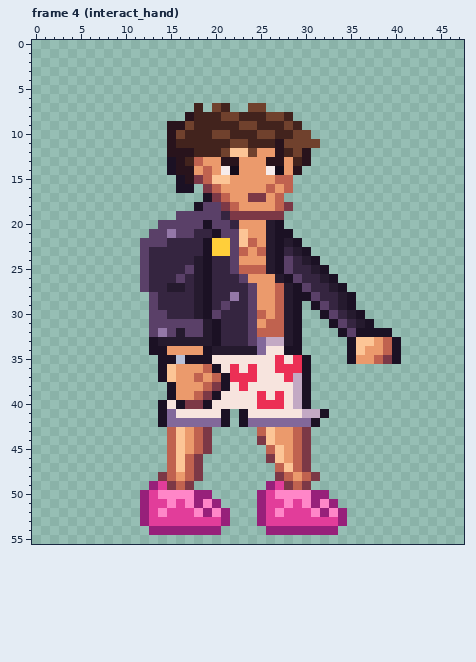
Two states of a pixel-art file, assets/source/characters/carl/carl_h52_interact.ase. Above: the version before the commit.
48x56 pixels, 12 frames. Shown: frame 4 (interact_hand). The old version is drawn lined up with the new one. The commit also changed other frames, which this record leaves out.
After:
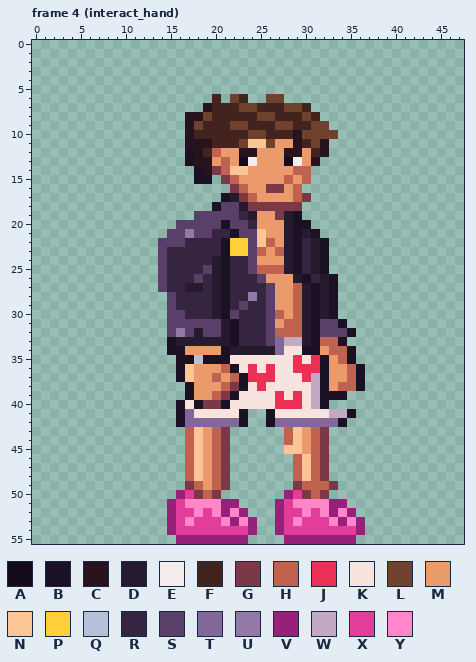
Palette (. is transparent): A #140b1a  B #1b1124  C #28131c  D #251a2e  E #f6ecec  F #42231d  G #7c3846  H #c0624f  J #ec2f55  K #f7e4de  L #70412d  M #eb9a6c  N #fcc596  P #ffcf3a  Q #b8c0d8  R #352540  S #5a4068  T #82689a  U #9478a8  V #97207a  W #c3a9c4  X #e23d9a  Y #ff86c8
Diff:
whole drawing moved by -1,-1 (the old picture is shown already moved)
--- frame 4 (interact_hand)
@@ x 10..42 @@
  5 .................................
- 6 .................................
- 7 ........F.LF..LL.................
- 8 .......CFFFLLFFFLLF..............
- 9 .....CCLFFFFFLLFFFLF.............
-10 .....CLFFFLLFFFLLFFLL............
-11 .....CFFFFFFLLFFFCLLLL...........
-12 .....CCCFFFLNNLMMCFLC............
-13 .....BCFHMMCCMMMCCMFC............
-14 .....BCCMHMEAMMMEAMC.............
-15 ......BCGHNNMMMMMHH..............
-16 ......BB.GHMMMMMHMH..............
-17 .........BGHMMGGMH...............
-18 ........BSSGHMMMMHG..............
-19 ......SSSSSRGGGGGG...............
-20 ....SSSSSBSSRMMMDB...............
-21 ...SSUSSRRBSSNMMDBB..............
-22 ..SSSRRRRBPPSNHMDBDB.............
-23 ..SRRRRRRBPPSHMHDBRDB............
-24 ..SRRRRRDBRRSMMMDBSRDB...........
-25 ..SRRRRSDBRRSHHHDBSRRDB..........
-26 ..SRRRSRDBRRRSMMMDBSRRDB.........
-27 ..SRRDDRDBRRRRSMMHDBSRRDB........
-28 ...SRRRRDBRRURSMMHDBBSRRDB.......
-29 ...SRRRRDBRSRRSMMHDB.BSRDB.......
-30 ...SSRRRDBSRRRSHMHDB..BSRDB......
-31 ...SSSSSSDBRRRSMHHDB...BSRDB.....
-32 ...SUSDSSDBRRRSHHHDB....BSBBBB...
-33 ...BDDDDDDBRRRSTWWDB.....BNNMHB..
-34 ...BBMMMMBDDDDDTKKBB.....BNMMHB..
-35 ....BBQBBBKKKKKKKJKJB....BMMHGB..
-36 ....BNMMMHBKJKJKKJJJB............
-37 ....BNMMHMHBJJJKKKJWB............
-38 .....BMMMHGBKJKKKKKWB............
-39 .....BMMHGBKKKKJKJKWB............
-40 ....BKBGGBKKKKKJJJKWB............
-41 ....BTKKKKKB.BKKKKKKWWB..........
-42 ....BTTTTTTB.BTTTTTTTB...........
-43 .....HNMHG.....HNMMHG............
-44 .....HNMHG.....GNMMHG............
-45 .....HNMHG......HNMHG............
-46 .....HNHG.......GNMHG............
-47 .....HNHG........HNHG............
-48 ....GHMHG........GHMHG...........
-49 ...VXGHG........VXGHG............
-50 ..VXYYYYVV.....VXYYYYVV..........
-51 ..VXXYXYVYV....VXXYXYVYV.........
-52 ..VXYXXXYVYV...VXYXXXYVYV........
-53 ..VXXXXXXXXV...VXXXXXXXXV........
-54 ...VVVVVVVV.....VVVVVVVV.........
-55 .................................
+ 6 ..........F.LF..LL...............
+ 7 .........CFFFLLFFFLLF............
+ 8 .......CCLFFFFFLLFFFLF...........
+ 9 .......CLFFFLLFFFLLFFLL..........
+10 .......CFFFFFFLLFFFCLLLL.........
+11 .......CCCFFFLNNLMMCFLC..........
+12 .......BCFHMMCCMMMCCMFC..........
+13 .......BCCMHMAEMMMAEMC...........
+14 ........BCGHNNMMMMMHH............
+15 ........BB.GHMMMMMHMH............
+16 ............GHMMGGMH.............
+17 ...........BDGHMMMMHG............
+18 ..........BSSDGGGGGG.............
+19 ........SSSSSRDMMGDB.............
+20 ......SSSSSBSSRMMMDBB............
+21 .....SSUSSRRBSSNMMDBDB...........
+22 ....SSSRRRRBPPSNHMDBRDB..........
+23 ....SRRRRRRBPPSHMHDBRDB..........
+24 ....SRRRRRDBRRSMMMDBRDB..........
+25 ....SRRRRSDBRRSHHHDBRDB..........
+26 ....SRRRSRDBRRRSMMMDBRDB.........
+27 ....SRRDDRDBRRRRSMMHDBDB.........
+28 .....SRRRRDBRRURSMMHDBDB.........
+29 .....SRRRRDBRSRRSMMHDBDB.........
+30 .....SSRRRDBSRRRSHMHDBDB.........
+31 .....SSSSSSDBRRRSMHHDBSSB........
+32 .....SUSDSSDBRRRSHHHDBSSSB.......
+33 .....BDDDDDDBRRRSTWWDBHHB........
+34 .....BBMMMMBDDDDDTKKBBMHHB.......
+35 ......BBQBBBKKKKKKKJKJBMHB.......
+36 ......BNMMMHBKJKJKKJJJBMMHB......
+37 ......BNMMHMHBJJJKKKJWBMMHB......
+38 .......BMMMHGBKJKKKKKWBMHHB......
+39 .......BMMHGBKKKKJKJKWBBB........
+40 ......BKBGGBKKKKKJJJKWB..........
+41 ......BTKKKKKB..BKKKKKKWWB.......
+42 ......BTTTTTTB..BTTTTTTTB........
+43 .......HNMHG......HNMHG..........
+44 .......HNMHG......HNMHG..........
+45 .......HNMHG......NNMHG..........
+46 .......HNMHG.......HNHG..........
+47 .......HNMHG.......HNHG..........
+48 .......HNMHG.......HNHG..........
+49 .......GHMHG.......GHHHG.........
+50 ......VXGHG.......VXGHG..........
+51 .....VXYYYYVV....VXYYYYVV........
+52 .....VXXYXYVYV...VXXYXYVYV.......
+53 .....VXYXXXYVYV..VXYXXXYVYV......
+54 .....VXXXXXXXXV..VXXXXXXXXV......
+55 ......VVVVVVVV....VVVVVVVV.......
Boxes around the changes in both pictures, in picture pixels (x1, y1, x2, y2):
changed: (140, 94, 401, 544)
